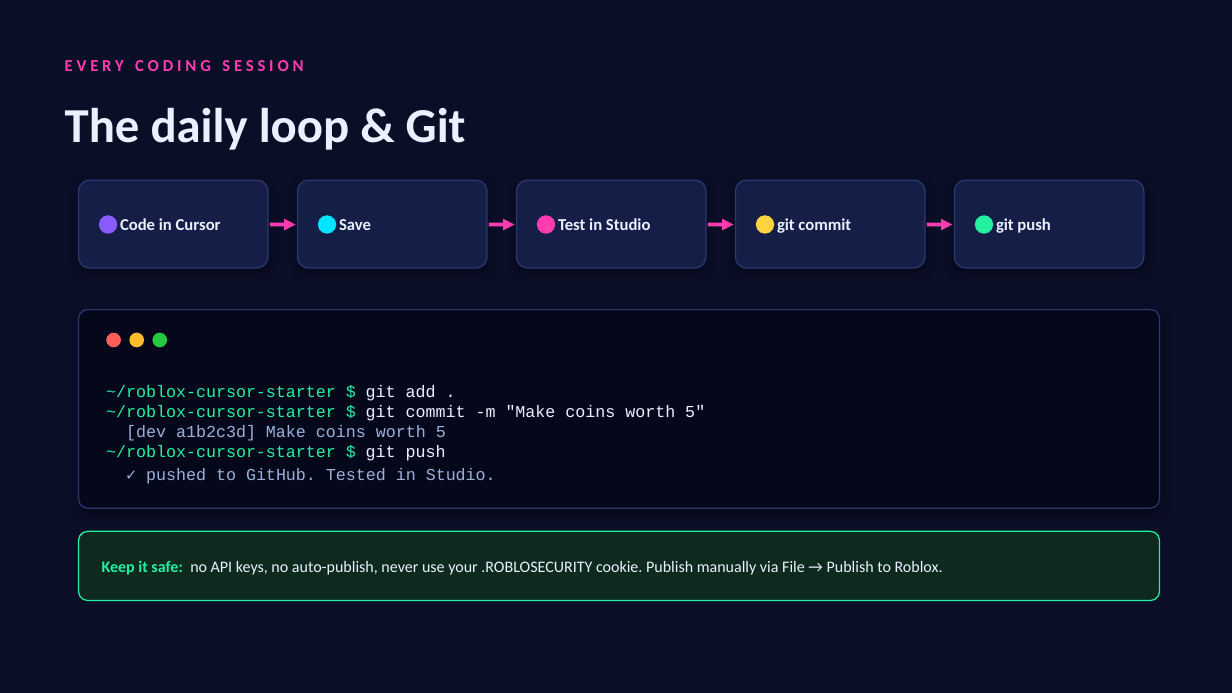
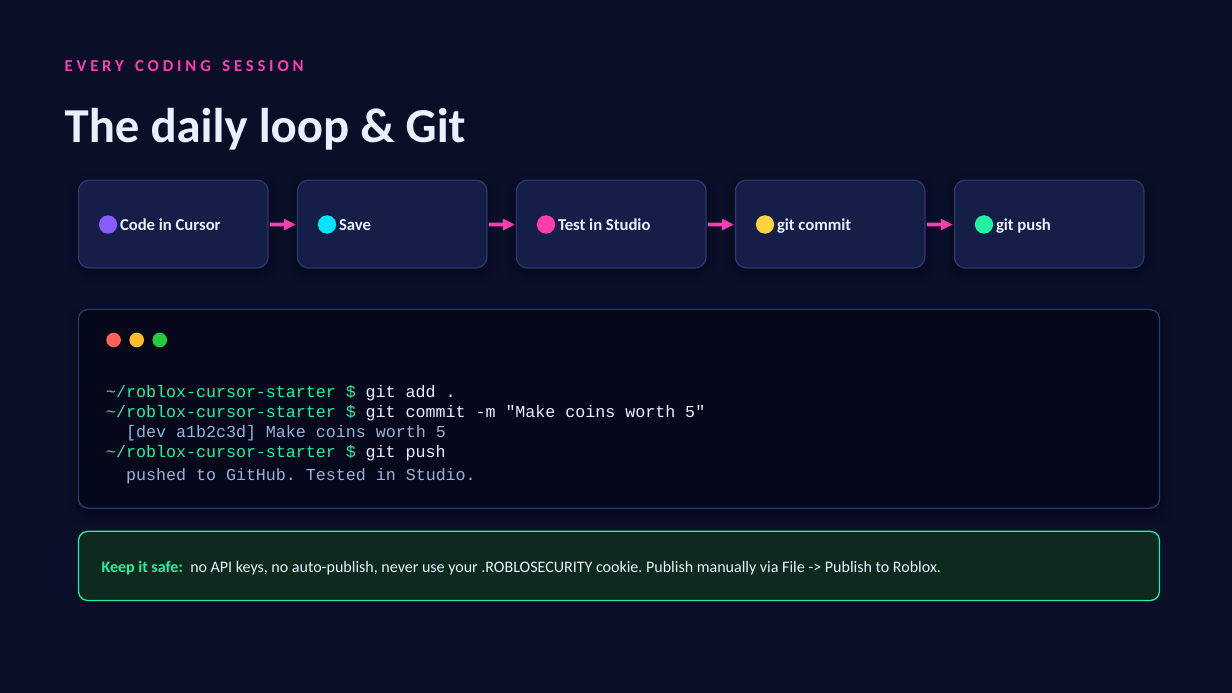
Before and after one commit to charlesb777/roblox_dev, a slide deck: slide 9 of Roblox-Dev-Rig-Setup.pptx (slide 8 before the commit). Drawn at 1232x693 pixels with LibreOffice and Linux fonts; fonts in the diff are those of the drawing. Boxes give left, top, right and bottom in pixels: in the first picture for what was removed or moved away, otherwise in the second. Text is boxed around its words. In the diff, an @@ line names an element or a change of style, - is before the commit and + after.

```diff
--- a/Roblox-Dev-Rig-Setup.pptx
+++ b/Roblox-Dev-Rig-Setup.pptx
@@ text at [106, 385, 705, 484]: text changed @@
-~/roblox-cursor-starter $ git add .
-~/roblox-cursor-starter $ git commit -m "Make coins worth 5"
-[dev a1b2c3d] Make coins worth 5
-~/roblox-cursor-starter $ git push
-✓ pushed to GitHub. Tested in Studio.
+~/roblox-cursor-starter $ git add .
+~/roblox-cursor-starter $ git commit -m "Make coins worth 5"
+[dev a1b2c3d] Make coins worth 5
+~/roblox-cursor-starter $ git push
+pushed to GitHub. Tested in Studio.
@@ text at [102, 561, 941, 575]: text changed @@
-Keep it safe: no API keys, no auto-publish, never use your .ROBLOSECURITY cookie. Publish manually via File → Publish to Roblox.
+Keep it safe: no API keys, no auto-publish, never use your .ROBLOSECURITY cookie. Publish manually via File -> Publish to Roblox.
```
Also in this commit, not shown: 5 other slides changed, 3 slides added, 2 slides removed, 11 other files.
